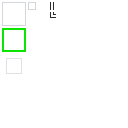
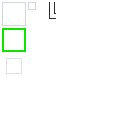
Two versions of the same layered image (128px x 128px). Layer-by-layer changes:
painted on "assets" over (49, 2, 56, 19)
